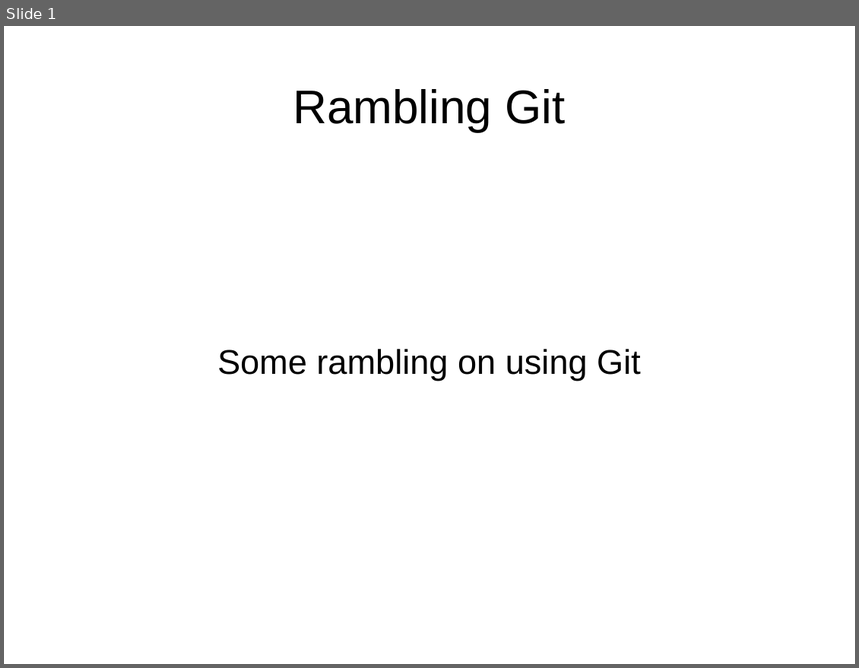
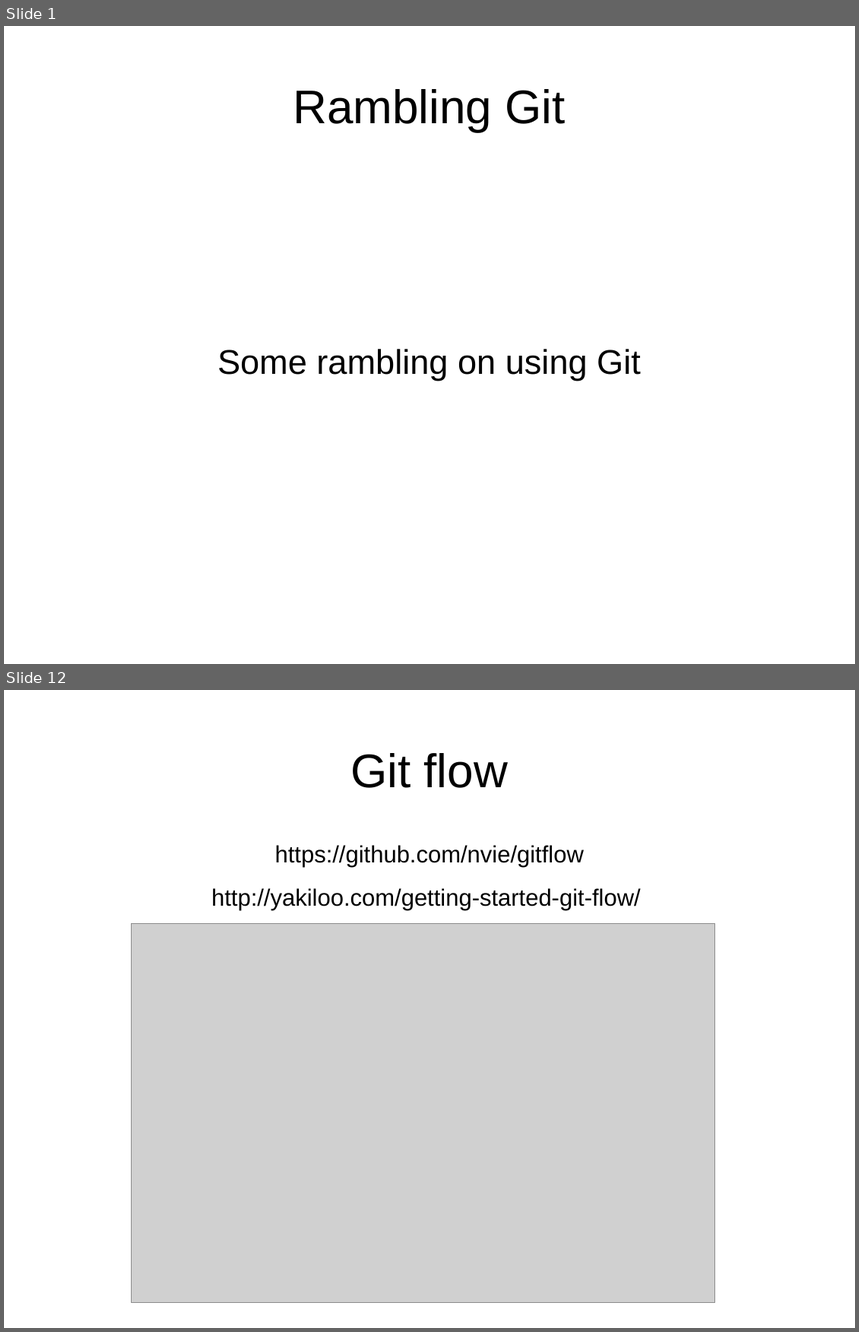
Before and after one commit to warkrug/rambling_git, a slide deck: presentation/ramblings.odp. Shown one above the other, each under a label of ours: slide 1 before the commit, slides 1 and 12 after it; the slides between them are not shown. The pictures are 859x668 and 859x1332 pixels, drawn with LibreOffice and Linux fonts; fonts in the diff are those of the drawing; grey boxes stand for pictures. Boxes give left, top, right and bottom in pixels: in the first picture for what was removed or moved away, otherwise in the second. Text is boxed around its words. In the diff, an @@ line names an element or a change of style, - is before the commit and + after.

```diff
--- a/presentation/ramblings.odp
+++ b/presentation/ramblings.odp
@@ slide 12 added at (4, 690, 855, 1328), background #FFFFFF @@
@@ title added at (351, 753, 508, 788), 44 pt, text #000000 @@
+Git flow
@@ text added at (211, 845, 641, 911), 22 pt, text #000000 @@
+https://github.com/nvie/gitflow
+http://yakiloo.com/getting-started-git-flow/
@@ picture added at (132, 923, 715, 1303) @@
```
Also in this commit, not shown: 11 other slides added, 6 other files.
